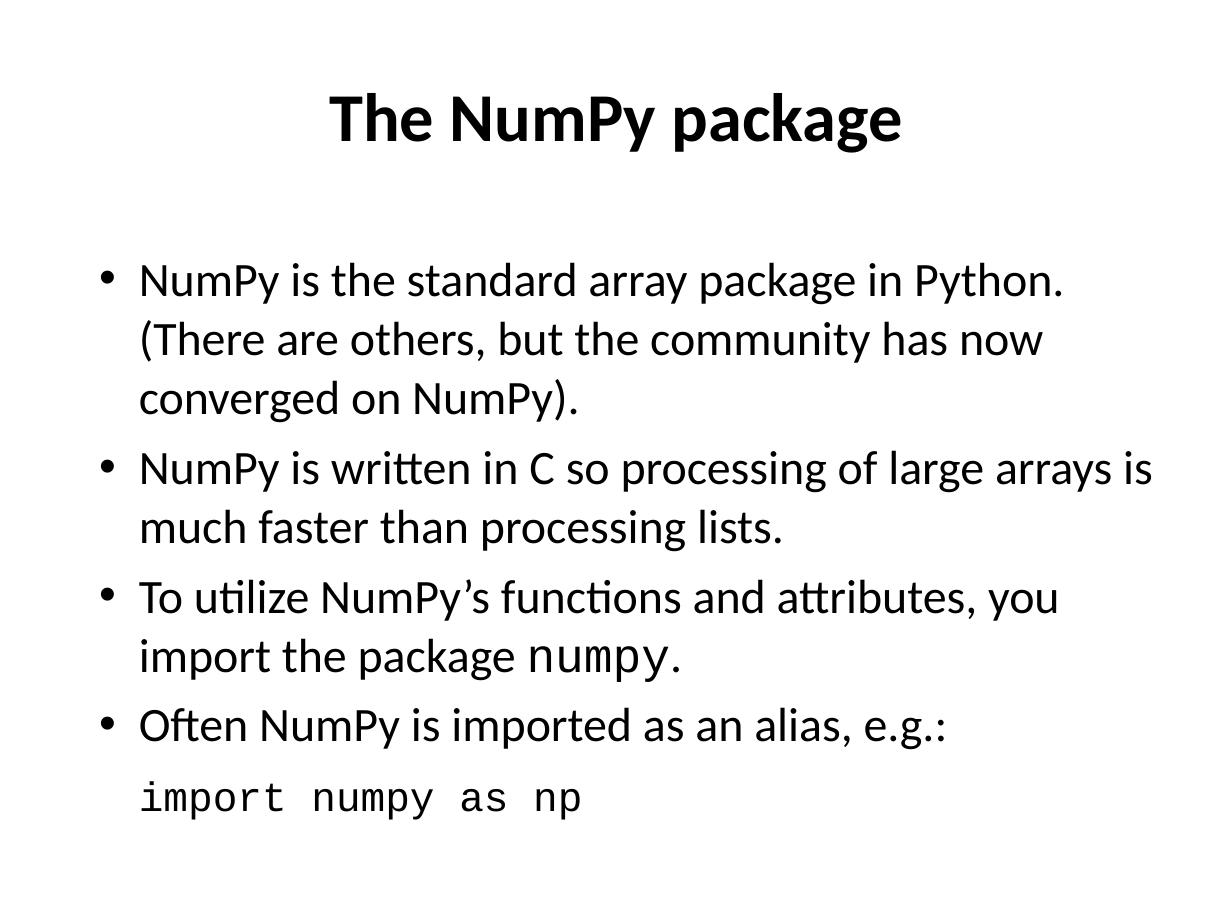
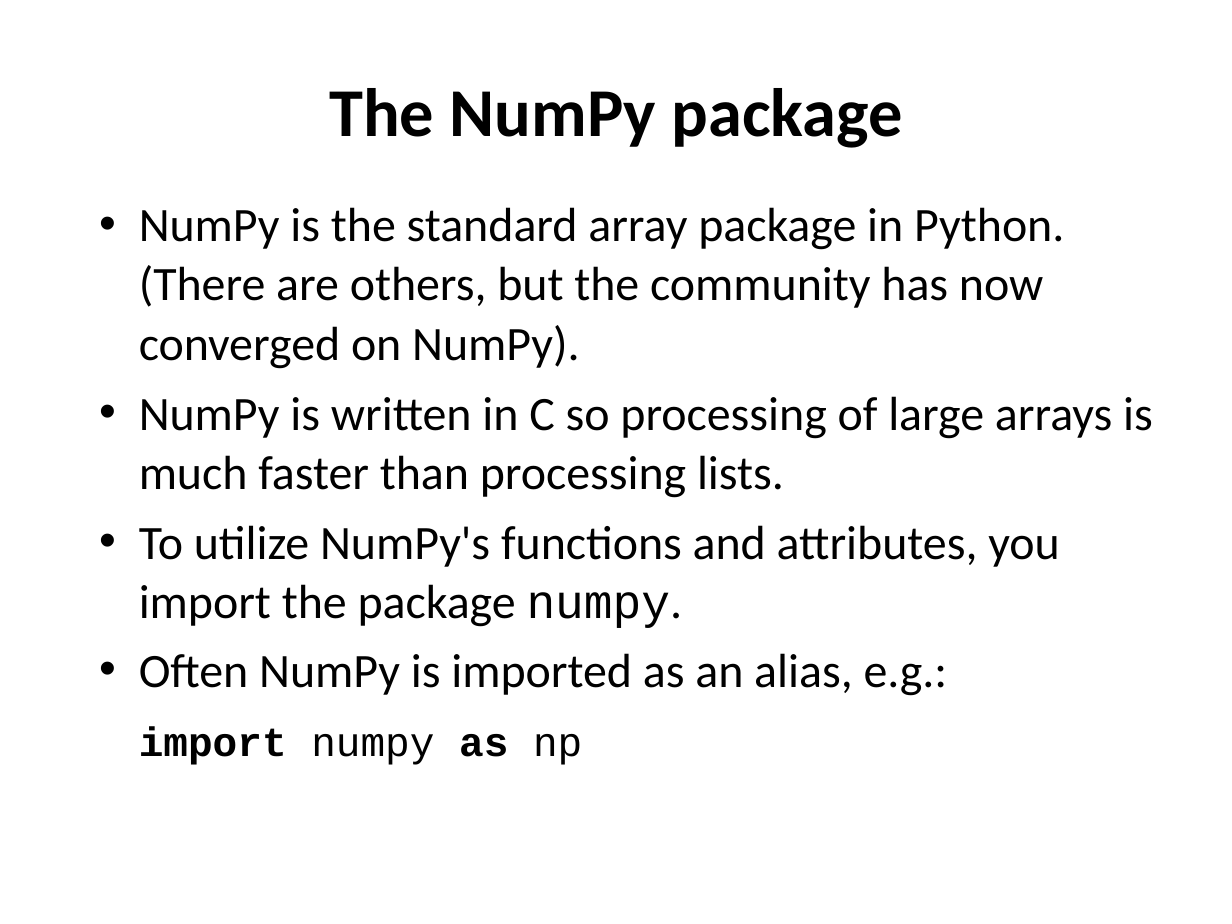
Before and after one commit to ncasuk/ncas-isc, a slide deck: slide 4 of python/presentations/handling_arrays/numpy.ppt. Drawn at 1232x924 pixels with LibreOffice and Linux fonts; fonts in the diff are those of the drawing; background and template pictures are left out. Boxes give left, top, right and bottom in pixels: in the first picture for what was removed or moved away, otherwise in the second. Text is boxed around its words. In the diff, an @@ line names an element or a change of style, - is before the commit and + after.

Commit message:
Finished and checked numpy presentation

```diff
--- a/python/presentations/handling_arrays/numpy.ppt
+++ b/python/presentations/handling_arrays/numpy.ppt
@@ title "The NumPy package" at (329, 88, 903, 148): line spacing 1 to 0.9 @@
@@ text "NumPy is the standard array ...": place and size @@
-text "NumPy is the standard array ..." at (139, 262, 1153, 820)
+text "NumPy is the standard array ..." at (139, 207, 1153, 765)
@@ text at (139, 525, 1059, 628): text changed @@
-• To utilize NumPy’s functions and attributes, you import the package numpy.
+• To utilize NumPy's functions and attributes, you import the package numpy.
@@ text at (139, 727, 582, 765): bold on in "import as" @@
```
Also in this commit, not shown: 35 other slides changed, 1 slide removed.
